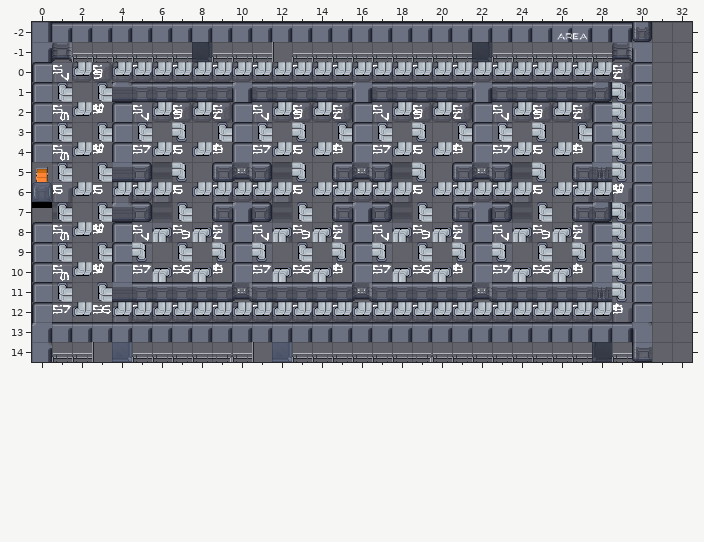
Tiled map -- cocos/Code/assets/resources/map/map_1-2-E-3.tmx. That is the earlier state.
Cells are 32x32 px. Shown: x 0..32, y -2..14. The old version is drawn lined up with the new one.
And afterwards:
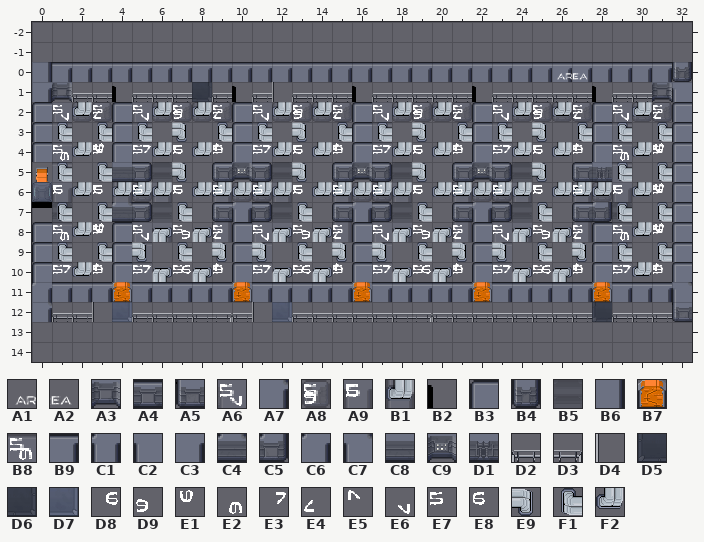
Key: from "proba_scifi": A1 150, A2 151; from "scifi_tileset_02": A3 2, A4 6, A5 11, A6 12, A7 13, A8 21, A9 22, B1 23, B2 26, B3 27, B4 31, B5 32, B6 33, B7 36, B8 42, B9 52, C1 60, C2 61, C3 62, C4 65, C5 66, C6 71, C7 72, C8 80, C9 81, D1 82, D2 100, D3 101, D4 103, D5 104, D6 105, D7 107, D8 158, D9 158 turned 180, E1 158 turned 270, E2 158 turned 90, E3 159, E4 159 turned 180, E5 159 turned 270, E6 159 turned 90, E7 167, E8 168, E9 178, F1 178 turned 180, F2 178 turned 90.
__ is an empty cell, .. an unchanged one.
See-through tiles are keyed as they look on the map.
The exact change:
map size 31x17 -> 33x13 cells (old content now starts at 0,-2; both pictures use the new coordinates)
--- layer "w"
@@ x 0..32 @@
--2 B6 B9 B9 B9 B9 B9 B9 B9 B9 B9 B9 B9 B9 B9 B9 B9 B9 B9 B9 B9 B9 B9 B9 B9 B9 B9 B9 B9 B9 B9 B4 .. ..
--1 C3 A3 D2 D2 D2 D2 D2 D2 D6 D2 D2 D2 D4 D2 D2 D2 D2 D2 D2 D2 D2 D2 D6 D2 D2 D2 D2 D2 D2 A3 C2 .. ..
- 0 B3 __ __ __ __ __ __ __ __ __ __ __ __ __ __ __ __ __ __ __ __ __ __ __ __ __ __ __ __ __ B3 __ __
- 1 B3 __ __ __ C4 A4 A4 A4 A4 A4 C1 A4 A4 A4 A4 A4 C1 A4 A4 A4 A4 A4 C1 A4 A4 A4 A4 A4 C5 __ B3 __ __
- 2 .. .. .. .. .. .. .. .. .. .. .. .. .. .. .. .. .. .. .. .. .. .. .. .. .. .. .. .. .. .. B3 .. __
- 3 .. .. .. .. .. .. .. .. .. .. .. .. .. .. .. .. .. .. .. .. .. .. .. .. .. .. .. .. .. .. B3 .. __
- 4 .. .. .. .. .. .. .. .. .. .. .. .. .. .. .. .. .. .. .. .. .. .. .. .. .. .. .. .. .. .. B3 .. __
- 5 .. .. .. .. .. .. .. .. .. .. .. .. .. .. .. .. .. .. .. .. .. .. .. .. .. .. .. .. .. .. B3 .. __
- 6 .. .. .. .. .. .. .. .. .. .. .. .. .. .. .. .. .. .. .. .. .. .. .. .. .. .. .. .. .. .. B3 .. __
- 7 .. .. .. .. .. .. .. .. .. .. .. .. .. .. .. .. .. .. .. .. .. .. .. .. .. .. .. .. .. .. B3 .. __
- 8 .. .. .. .. .. .. .. .. .. .. .. .. .. .. .. .. .. .. .. .. .. .. .. .. .. .. .. .. .. .. B3 .. __
- 9 .. .. .. .. .. .. .. .. .. .. .. .. .. .. .. .. .. .. .. .. .. .. .. .. .. .. .. .. .. .. B3 .. __
-10 .. .. .. .. .. .. .. .. .. .. .. .. .. .. .. .. .. .. .. .. .. .. .. .. .. .. .. .. .. .. B3 .. __
-11 B3 __ __ __ C8 A4 A4 A4 A4 A4 C9 A4 A4 A4 A4 A4 C9 A4 A4 A4 A4 A4 C9 A4 A4 A4 A4 A4 D1 __ B3 __ __
-12 B3 __ __ __ __ __ __ __ __ __ __ __ __ __ __ __ __ __ __ __ __ __ __ __ __ __ __ __ __ __ B3 __ __
-13 C6 B9 B9 B9 B9 B9 B9 B9 B9 B9 B9 B9 B9 B9 B9 B9 B9 B9 B9 B9 B9 B9 B9 B9 B9 B9 B9 B9 B9 B9 C7 .. ..
-14 A7 D2 D2 D4 D7 D2 D2 D2 D2 D3 D2 D4 D7 D2 D2 D2 D2 D2 D2 D3 D2 D2 D2 D2 D2 D2 D2 D2 D5 D2 A5 .. ..
+-2 __ __ __ __ __ __ __ __ __ __ __ __ __ __ __ __ __ __ __ __ __ __ __ __ __ __ __ __ __ __ __ .. ..
+-1 __ __ __ __ __ __ __ __ __ __ __ __ __ __ __ __ __ __ __ __ __ __ __ __ __ __ __ __ __ __ __ .. ..
+ 0 B6 B9 B9 B9 B9 B9 B9 B9 B9 B9 B9 B9 B9 B9 B9 B9 B9 B9 B9 B9 B9 B9 B9 B9 B9 B9 B9 B9 B9 B9 B9 B9 B4
+ 1 C3 A3 D2 D2 B2 D2 D2 D2 D6 D2 B2 D2 D4 D2 D2 D2 B2 D2 D2 D2 D2 D2 B2 D2 D2 D2 D2 D2 B2 D2 D2 A3 C2
+ 2 .. .. .. .. .. .. .. .. .. .. .. .. .. .. .. .. .. .. .. .. .. .. .. .. .. .. .. .. .. .. __ .. B3
+ 3 .. .. .. .. .. .. .. .. .. .. .. .. .. .. .. .. .. .. .. .. .. .. .. .. .. .. .. .. .. .. __ .. B3
+ 4 .. .. .. .. .. .. .. .. .. .. .. .. .. .. .. .. .. .. .. .. .. .. .. .. .. .. .. .. .. .. __ .. B3
+ 5 .. .. .. .. .. .. .. .. .. .. .. .. .. .. .. .. .. .. .. .. .. .. .. .. .. .. .. .. .. .. __ .. B3
+ 6 .. .. .. .. .. .. .. .. .. .. .. .. .. .. .. .. .. .. .. .. .. .. .. .. .. .. .. .. .. .. __ .. B3
+ 7 .. .. .. .. .. .. .. .. .. .. .. .. .. .. .. .. .. .. .. .. .. .. .. .. .. .. .. .. .. .. __ .. B3
+ 8 .. .. .. .. .. .. .. .. .. .. .. .. .. .. .. .. .. .. .. .. .. .. .. .. .. .. .. .. .. .. __ .. B3
+ 9 .. .. .. .. .. .. .. .. .. .. .. .. .. .. .. .. .. .. .. .. .. .. .. .. .. .. .. .. .. .. __ .. B3
+10 .. .. .. .. .. .. .. .. .. .. .. .. .. .. .. .. .. .. .. .. .. .. .. .. .. .. .. .. .. .. __ .. B3
+11 C6 B9 B9 B9 B7 B9 B9 B9 B9 B9 B7 B9 B9 B9 B9 B9 B7 B9 B9 B9 B9 B9 B7 B9 B9 B9 B9 B9 B7 B9 B9 B9 C7
+12 A7 D2 D2 D4 D7 D2 D2 D2 D2 D3 D2 D4 D7 D2 D2 D2 D2 D2 D2 D3 D2 D2 D2 D2 D2 D2 D2 D2 D5 D2 D2 D2 A5
+13 __ __ __ __ __ __ __ __ __ __ __ __ __ __ __ __ __ __ __ __ __ __ __ __ __ __ __ __ __ __ __ .. ..
+14 __ __ __ __ __ __ __ __ __ __ __ __ __ __ __ __ __ __ __ __ __ __ __ __ __ __ __ __ __ __ __ .. ..
--- layer "p"
@@ x 26..27 @@
--2 A1 A2
+-2 __ __
@@ x 26..27 @@
- 0 __ __
+ 0 A1 A2
--- layer "s"
@@ x 1..31 @@
- 0 A6 A8 A8 A8 A8 A8 A8 A8 A8 A8 A8 A8 A8 A8 A8 A8 A8 A8 A8 A8 A8 A8 A8 A8 A8 A8 A8 A8 A8 .. ..
- 1 B8 .. .. .. .. .. .. .. .. .. .. .. .. .. .. .. .. .. .. .. .. .. .. .. .. .. .. .. B5 .. ..
- 2 B8 __ __ .. .. .. .. .. .. .. .. .. .. .. .. .. .. .. .. .. .. .. .. .. .. .. .. .. B8 __ __
+ 0 __ __ __ __ __ __ __ __ __ __ __ __ __ __ __ __ __ __ __ __ __ __ __ __ __ __ __ __ __ .. ..
+ 1 __ .. .. .. .. .. .. .. .. .. .. .. .. .. .. .. .. .. .. .. .. .. .. .. .. .. .. .. __ .. ..
+ 2 A6 A8 A8 .. .. .. .. .. .. .. .. .. .. .. .. .. .. .. .. .. .. .. .. .. .. .. .. .. A6 A8 A8
@@ x 1..29 @@
-11 B8 .. .. .. .. .. .. .. .. .. .. .. .. .. .. .. .. .. .. .. .. .. .. .. .. .. .. .. B8
-12 B8 .. .. B1 A8 A8 A8 A8 A8 A8 A8 A8 A8 A8 A8 A8 A8 A8 A8 A8 A8 A8 A8 A8 A8 A8 A8 A8 A9
+11 __ .. .. .. .. .. .. .. .. .. .. .. .. .. .. .. .. .. .. .. .. .. .. .. .. .. .. .. __
+12 __ .. .. __ __ __ __ __ __ __ __ __ __ __ __ __ __ __ __ __ __ __ __ __ __ __ __ __ __
--- layer "Tile Layer 6"
@@ x 1..29 @@
- 0 E7 .. E7 .. E7 .. E7 .. E7 .. E7 .. E7 .. E7 .. E7 .. E7 .. E7 .. E7 .. E7 .. E7 .. E7
+ 0 __ .. __ .. __ .. __ .. __ .. __ .. __ .. __ .. __ .. __ .. __ .. __ .. __ .. __ .. __
@@ x 1..31 @@
- 2 E7 __ E7 .. .. .. .. .. .. .. .. .. .. .. .. .. .. .. .. .. .. .. .. .. .. .. .. .. E7 __ __
- 3 .. .. .. .. .. .. .. .. .. .. .. .. .. .. .. .. .. .. .. .. .. .. .. .. .. .. .. .. __ .. __
- 4 .. .. .. .. .. .. .. .. .. .. .. .. .. .. .. .. .. .. .. .. .. .. .. .. .. .. .. .. E7 __ __
- 5 .. .. .. .. .. .. .. .. .. .. .. .. .. .. .. .. .. .. .. .. .. .. .. .. .. .. .. .. __ .. __
- 6 .. .. .. .. E7 .. .. .. E7 .. E7 .. .. .. E7 .. E7 .. .. .. E7 .. E7 .. .. .. E7 .. E7 __ __
- 7 .. .. .. .. .. .. .. .. .. .. .. .. .. .. .. .. .. .. .. .. .. .. .. .. .. .. .. .. __ .. __
- 8 .. .. .. .. .. .. .. .. .. .. .. .. .. .. .. .. .. .. .. .. .. .. .. .. .. .. .. .. E7 __ __
- 9 .. .. .. .. .. .. .. .. .. .. .. .. .. .. .. .. .. .. .. .. .. .. .. .. .. .. .. .. __ .. __
-10 E7 .. E7 .. .. .. .. .. .. .. .. .. .. .. .. .. .. .. .. .. .. .. .. .. .. .. .. .. E7 __ __
+ 2 E6 F2 E4 .. .. .. .. .. .. .. .. .. .. .. .. .. .. .. .. .. .. .. .. .. .. .. .. .. E6 F2 E4
+ 3 .. .. .. .. .. .. .. .. .. .. .. .. .. .. .. .. .. .. .. .. .. .. .. .. .. .. .. .. F1 .. F1
+ 4 .. .. .. .. .. .. .. .. .. .. .. .. .. .. .. .. .. .. .. .. .. .. .. .. .. .. .. .. E2 F2 E1
+ 5 .. .. .. .. .. .. .. .. .. .. .. .. .. .. .. .. .. .. .. .. .. .. .. .. .. .. .. .. F1 .. F1
+ 6 .. .. .. .. F2 .. .. .. F2 .. F2 .. .. .. F2 .. F2 .. .. .. F2 .. F2 .. .. .. F2 .. E8 F2 E1
+ 7 .. .. .. .. .. .. .. .. .. .. .. .. .. .. .. .. .. .. .. .. .. .. .. .. .. .. .. .. F1 .. F1
+ 8 .. .. .. .. .. .. .. .. .. .. .. .. .. .. .. .. .. .. .. .. .. .. .. .. .. .. .. .. E2 F2 E1
+ 9 .. .. .. .. .. .. .. .. .. .. .. .. .. .. .. .. .. .. .. .. .. .. .. .. .. .. .. .. F1 .. F1
+10 E3 .. E5 .. .. .. .. .. .. .. .. .. .. .. .. .. .. .. .. .. .. .. .. .. .. .. .. .. E3 F2 E5
@@ x 1..29 @@
-12 E7 .. E7 .. E7 .. E7 .. E7 .. E7 .. E7 .. E7 .. E7 .. E7 .. E7 .. E7 .. E7 .. E7 .. E7
+12 __ .. __ .. __ .. __ .. __ .. __ .. __ .. __ .. __ .. __ .. __ .. __ .. __ .. __ .. __
--- layer "Tile Layer 5"
@@ x 1..31 @@
- 0 E6 F2 D9 F2 F2 F2 F2 F2 F2 F2 F2 F2 F2 F2 F2 F2 F2 F2 F2 F2 F2 F2 F2 F2 F2 F2 F2 F2 E4 .. ..
- 1 F1 .. F1 .. .. .. .. .. .. .. .. .. .. .. .. .. .. .. .. .. .. .. .. .. .. .. .. .. E9 .. ..
- 2 E2 F2 E1 .. .. .. .. .. .. .. .. .. .. .. .. .. .. .. .. .. .. .. .. .. .. .. .. .. E9 .. __
- 3 .. .. .. .. .. .. .. .. .. .. .. .. .. .. .. .. .. .. .. .. .. .. .. .. .. .. .. .. E9 .. ..
- 4 .. .. .. .. .. .. .. .. .. .. .. .. .. .. .. .. .. .. .. .. .. .. .. .. .. .. .. .. E9 .. __
- 5 .. .. .. .. .. .. .. .. .. .. .. .. .. .. .. .. .. .. .. .. .. .. .. .. .. .. .. .. E9 .. ..
- 6 .. .. .. .. F2 .. .. .. F2 .. F2 .. .. .. F2 .. F2 .. .. .. F2 .. F2 .. .. .. F2 .. E1 .. __
- 7 .. .. .. .. .. .. .. .. .. .. .. .. .. .. .. .. .. .. .. .. .. .. .. .. .. .. .. .. E9 .. ..
- 8 .. .. .. .. .. .. .. .. .. .. .. .. .. .. .. .. .. .. .. .. .. .. .. .. .. .. .. .. E9 .. __
- 9 .. .. .. .. .. .. .. .. .. .. .. .. .. .. .. .. .. .. .. .. .. .. .. .. .. .. .. .. E9 .. ..
-10 E2 .. E1 .. .. .. .. .. .. .. .. .. .. .. .. .. .. .. .. .. .. .. .. .. .. .. .. .. E9 .. __
-11 F1 .. F1 .. .. .. .. .. .. .. .. .. .. .. .. .. .. .. .. .. .. .. .. .. .. .. .. .. E9 .. ..
-12 E3 F2 D8 F2 F2 F2 F2 F2 F2 F2 F2 F2 F2 F2 F2 F2 F2 F2 F2 F2 F2 F2 F2 F2 F2 F2 F2 F2 E5 .. ..
+ 0 __ __ __ __ __ __ __ __ __ __ __ __ __ __ __ __ __ __ __ __ __ __ __ __ __ __ __ __ __ .. ..
+ 1 __ .. __ .. .. .. .. .. .. .. .. .. .. .. .. .. .. .. .. .. .. .. .. .. .. .. .. .. __ .. ..
+ 2 E7 __ E7 .. .. .. .. .. .. .. .. .. .. .. .. .. .. .. .. .. .. .. .. .. .. .. .. .. E7 .. E7
+ 3 .. .. .. .. .. .. .. .. .. .. .. .. .. .. .. .. .. .. .. .. .. .. .. .. .. .. .. .. __ .. ..
+ 4 .. .. .. .. .. .. .. .. .. .. .. .. .. .. .. .. .. .. .. .. .. .. .. .. .. .. .. .. E7 .. E7
+ 5 .. .. .. .. .. .. .. .. .. .. .. .. .. .. .. .. .. .. .. .. .. .. .. .. .. .. .. .. __ .. ..
+ 6 .. .. .. .. E7 .. .. .. E7 .. E7 .. .. .. E7 .. E7 .. .. .. E7 .. E7 .. .. .. E7 .. E7 .. E7
+ 7 .. .. .. .. .. .. .. .. .. .. .. .. .. .. .. .. .. .. .. .. .. .. .. .. .. .. .. .. __ .. ..
+ 8 .. .. .. .. .. .. .. .. .. .. .. .. .. .. .. .. .. .. .. .. .. .. .. .. .. .. .. .. E7 .. E7
+ 9 .. .. .. .. .. .. .. .. .. .. .. .. .. .. .. .. .. .. .. .. .. .. .. .. .. .. .. .. __ .. ..
+10 E7 .. E7 .. .. .. .. .. .. .. .. .. .. .. .. .. .. .. .. .. .. .. .. .. .. .. .. .. E7 .. E7
+11 __ .. __ .. .. .. .. .. .. .. .. .. .. .. .. .. .. .. .. .. .. .. .. .. .. .. .. .. __ .. ..
+12 __ __ __ __ __ __ __ __ __ __ __ __ __ __ __ __ __ __ __ __ __ __ __ __ __ __ __ __ __ .. ..
Where, in picture pixels (left, top, right, bottom), the same in both pictures:
changed: (32, 22, 692, 362)
